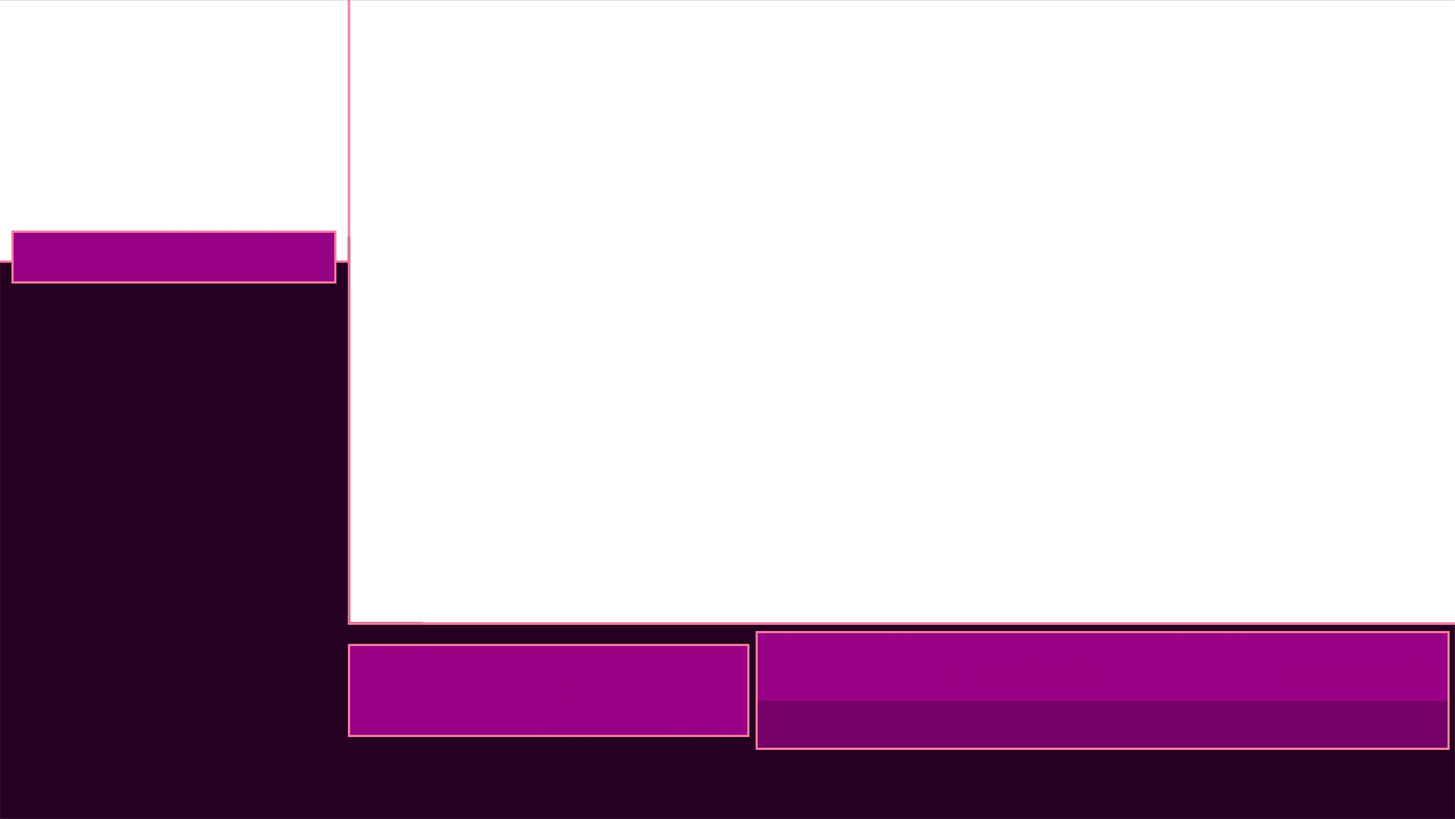
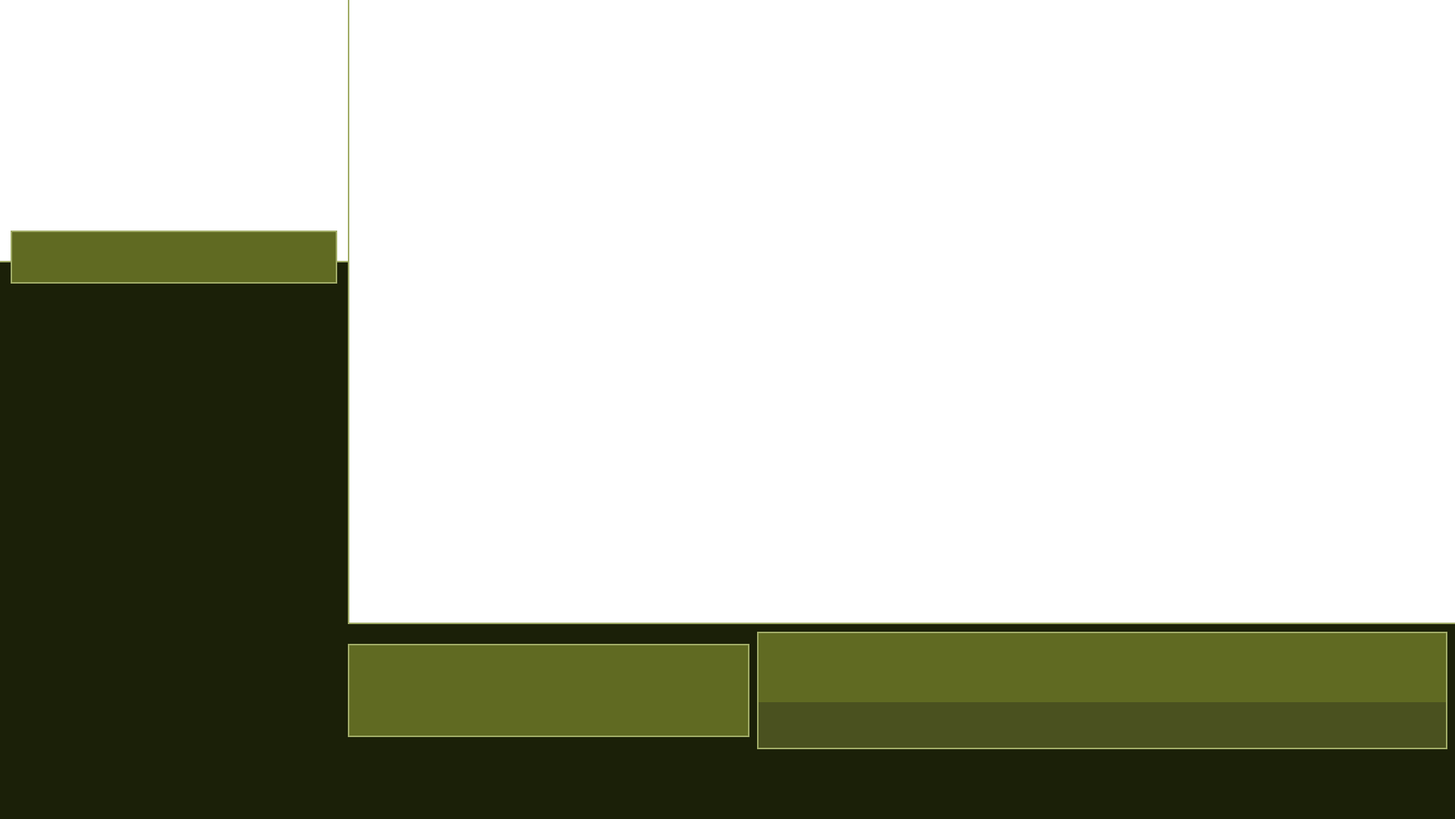
The second 1455×819 image is a revision of the first. Changes to its layers:
painted on "Category" over left=755, top=630, right=1451, bottom=750
painted on "Timer" over left=347, top=643, right=750, bottom=737
removed layer "Player Name" over left=11, top=230, right=337, bottom=284
added layer "Player" above "Panel Borders" over left=10, top=230, right=338, bottom=284
painted on "Panel Borders" over left=0, top=0, right=1455, bottom=625
painted on "Background" over left=0, top=0, right=1455, bottom=819
